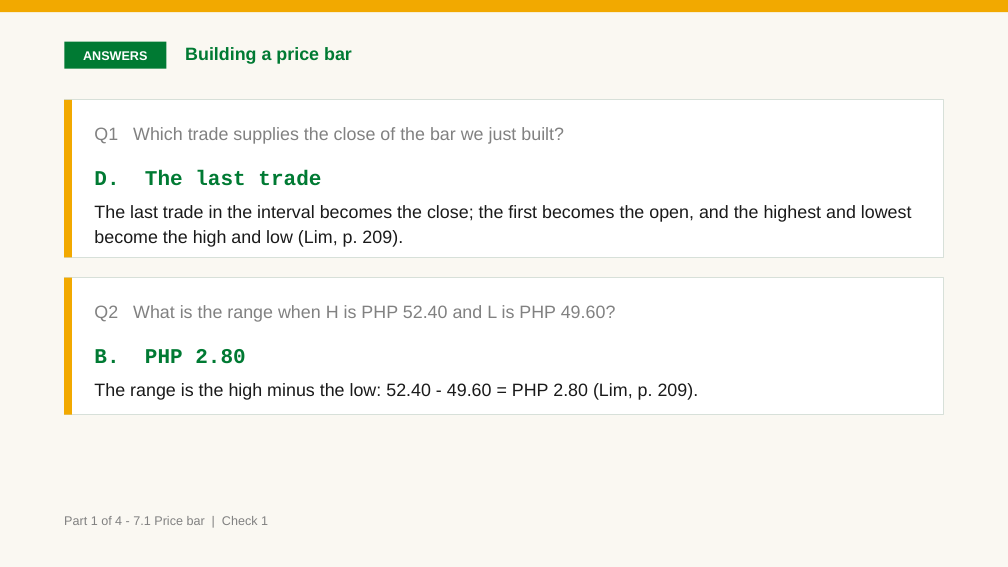
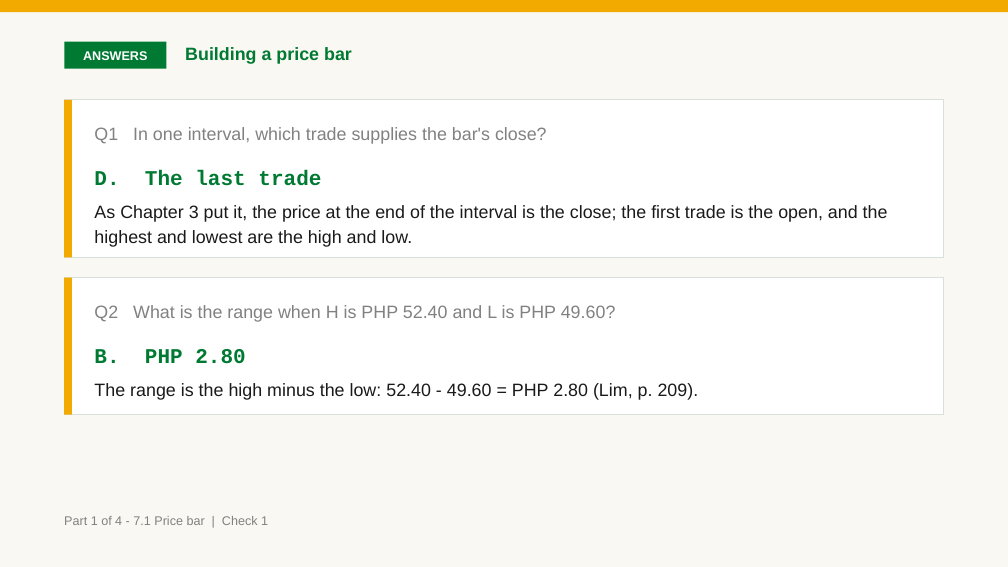
Before and after one commit to benjiesotelo-sudo/Telos_FIN1209, a slide deck: slide 10 of chapter-07/FIN1209-Chapter-07.pptx. Drawn at 1008x567 pixels with LibreOffice and Linux fonts; fonts in the diff are those of the drawing. Boxes give left, top, right and bottom in pixels: in the first picture for what was removed or moved away, otherwise in the second. Text is boxed around its words. In the diff, an @@ line names an element or a change of style, - is before the commit and + after.

```diff
--- a/chapter-07/FIN1209-Chapter-07.pptx
+++ b/chapter-07/FIN1209-Chapter-07.pptx
@@ text at (94, 127, 547, 144): text changed @@
-Q1 Which trade supplies the close of the bar we just built?
+Q1 In one interval, which trade supplies the bar's close?
@@ text at (94, 205, 888, 247): text changed @@
-The last trade in the interval becomes the close; the first becomes the open, and the highest and lowest become the high and low (Lim, p. 209).
+As Chapter 3 put it, the price at the end of the interval is the close; the first trade is the open, and the highest and lowest are the high and low.
```
Also in this commit, not shown: 63 other slides changed, 4 slides added, 1 slide removed, 5 other files.
